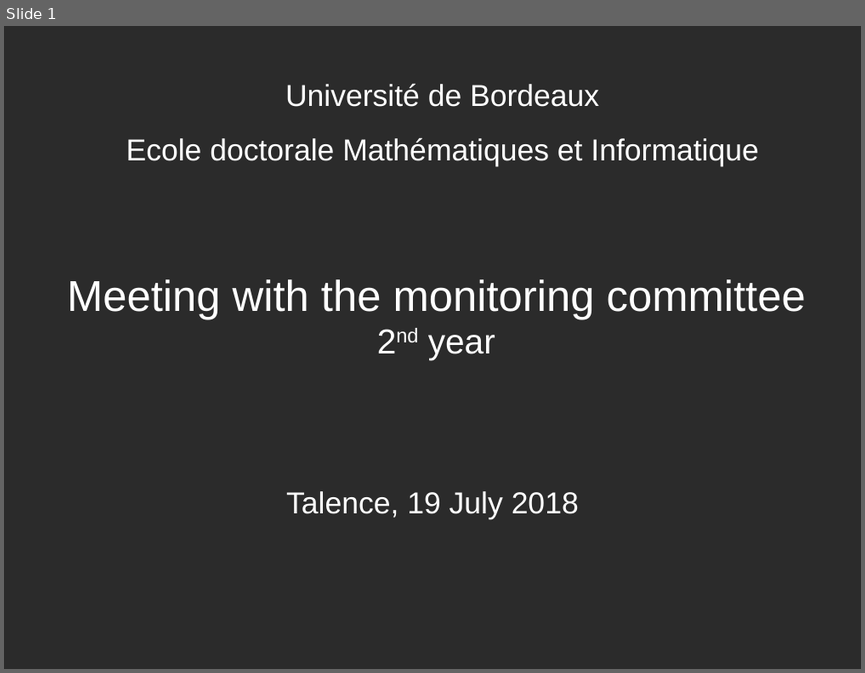
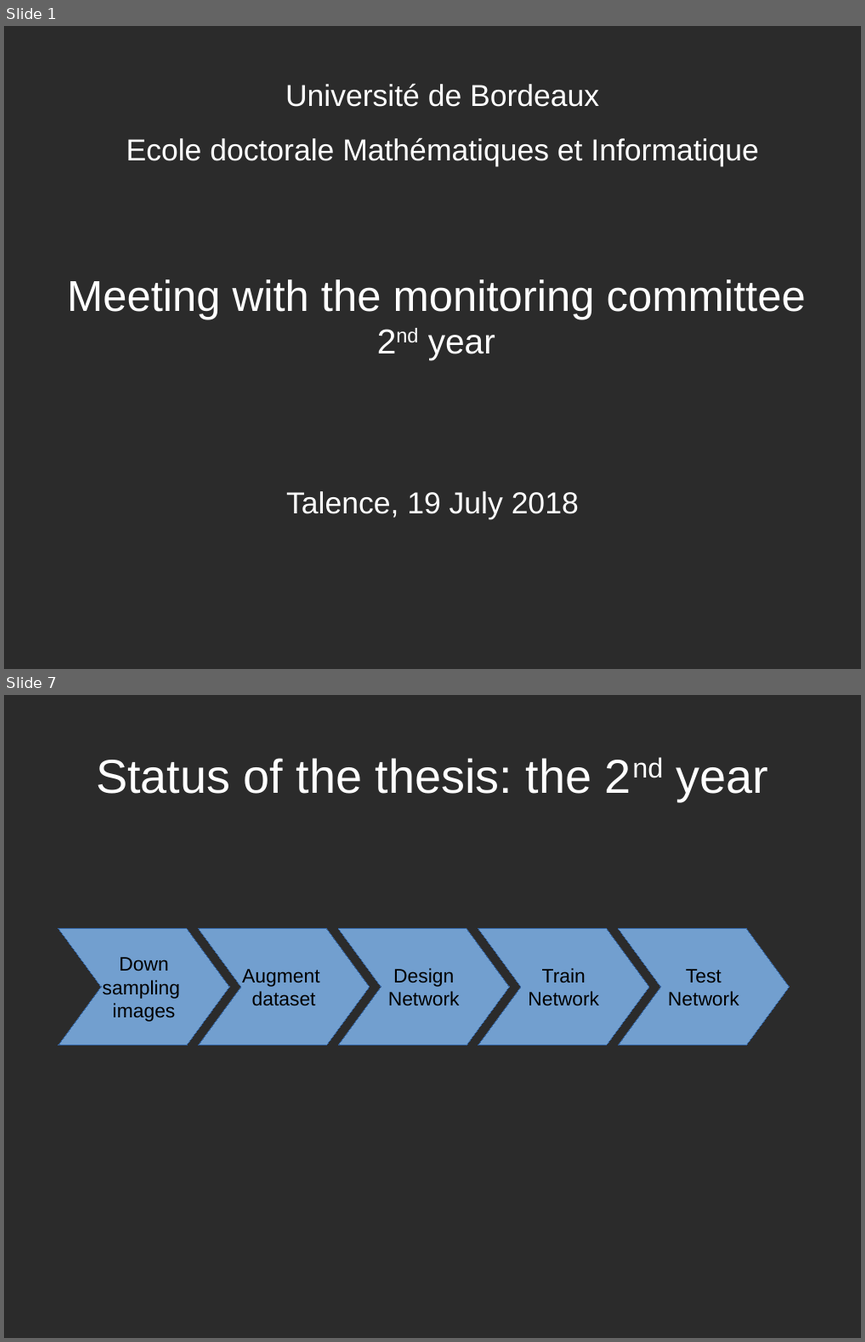
Before and after one commit to linhlevandlu/Presentation, a slide deck: EDMI/comite_suivi/2e anne/comite_suivi_2nd.odp. Shown one above the other, each under a label of ours: slide 1 before the commit, slides 1 and 7 after it; the slides between them are not shown. The pictures are 865x673 and 865x1342 pixels, drawn with LibreOffice and Linux fonts; fonts in the diff are those of the drawing; background and template pictures are left out; a plain dark background stands for a picture behind light text. Boxes give left, top, right and bottom in pixels: in the first picture for what was removed or moved away, otherwise in the second. Text is boxed around its words. In the diff, an @@ line names an element or a change of style, - is before the commit and + after.

```diff
--- a/EDMI/comite_suivi/2e anne/comite_suivi_2nd.odp
+++ b/EDMI/comite_suivi/2e anne/comite_suivi_2nd.odp
@@ slide 7 added at bbox=[4, 695, 861, 1338], background picture (left out) @@
@@ title added at bbox=[96, 758, 769, 801], 44 pt, text #FFFFFF @@
+Status of the thesis: the 2nd year
@@ freeform shape added at bbox=[58, 928, 229, 1045], fill #729FCF, outline #3465A4 0 pt, 18 pt, text #000000 @@
+Down
+sampling
+images
@@ freeform shape added at bbox=[199, 928, 370, 1045], fill #729FCF, outline #3465A4 0 pt, 18 pt, text #000000 @@
+Augment
+dataset
@@ freeform shape added at bbox=[338, 928, 510, 1045], fill #729FCF, outline #3465A4 0 pt, 18 pt, text #000000 @@
+Design
+Network
@@ freeform shape added at bbox=[478, 928, 649, 1045], fill #729FCF, outline #3465A4 0 pt, 18 pt, text #000000 @@
+Train
+Network
@@ freeform shape added at bbox=[619, 928, 789, 1045], fill #729FCF, outline #3465A4 0 pt, 18 pt, text #000000 @@
+Test
+Network
```
Also in this commit, not shown: 17 other slides added, 3 slides removed, 14 other files.
